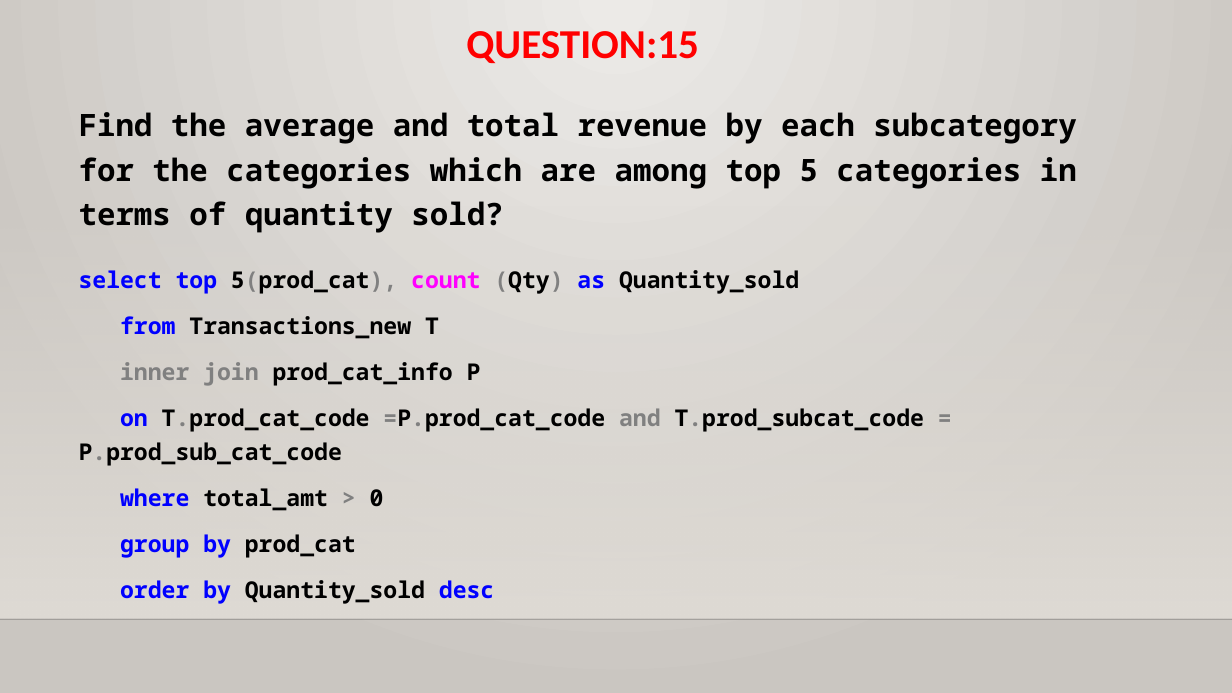
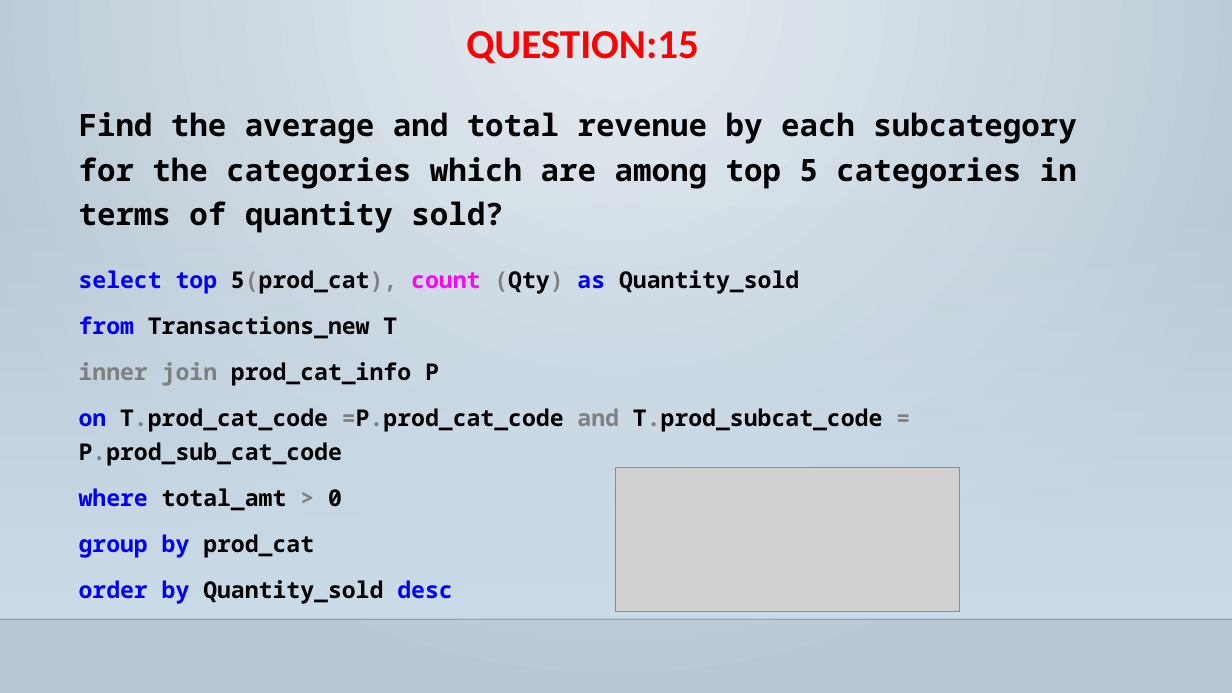
Before and after one commit to GayaGopan/E-COMMERCE-RETAIL-DATA-ANALYSIS, a slide deck: slide 20 of E-COMMERCE-RETAIL-DATA-ANALYSIS_PPT.pptx. Drawn at 1232x693 pixels with LibreOffice and Linux fonts; fonts in the diff are those of the drawing; grey boxes stand for pictures; background and template pictures are left out. Boxes give left, top, right and bottom in pixels: in the first picture for what was removed or moved away, otherwise in the second. Text is boxed around its words. In the diff, an @@ line names an element or a change of style, - is before the commit and + after.

```diff
--- a/E-COMMERCE-RETAIL-DATA-ANALYSIS_PPT.pptx
+++ b/E-COMMERCE-RETAIL-DATA-ANALYSIS_PPT.pptx
@@ background gradient #ECEAE7 to #CAC7C1 to gradient #E4ECF1 to #B9C9D4 @@
@@ rectangle at [0,204,1232,619]: fill gradient #DFDBD5 to gradient #CCDDEA @@
@@ text "select top 5(prod_cat), count (Qty) ..." rewrapped from [79,270,924,604] to [79,270,882,604] @@
@@ picture added at [616,468,960,612] @@
```
Also in this commit, not shown: 22 other slides changed, 1 slide removed.
